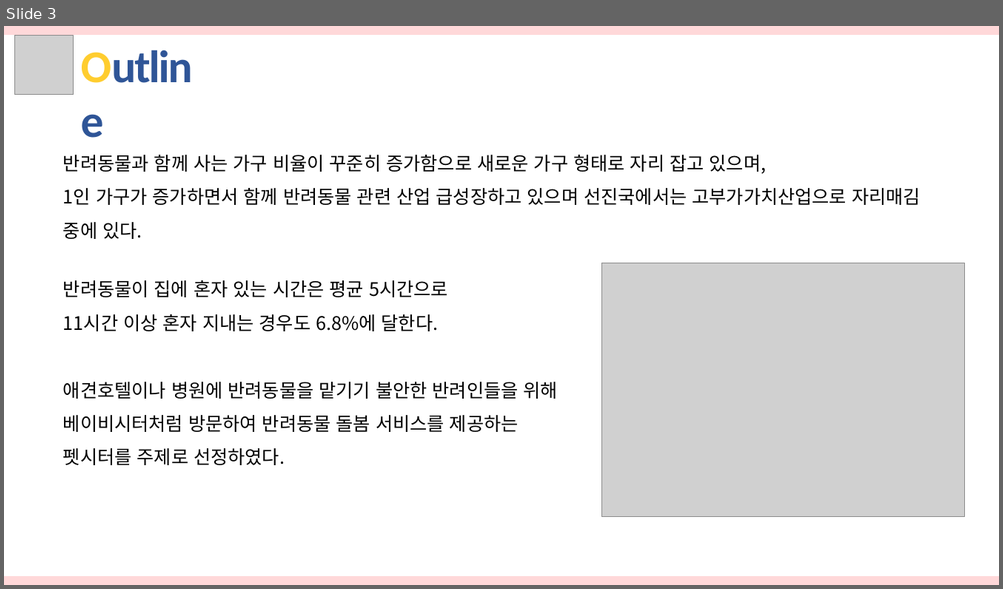
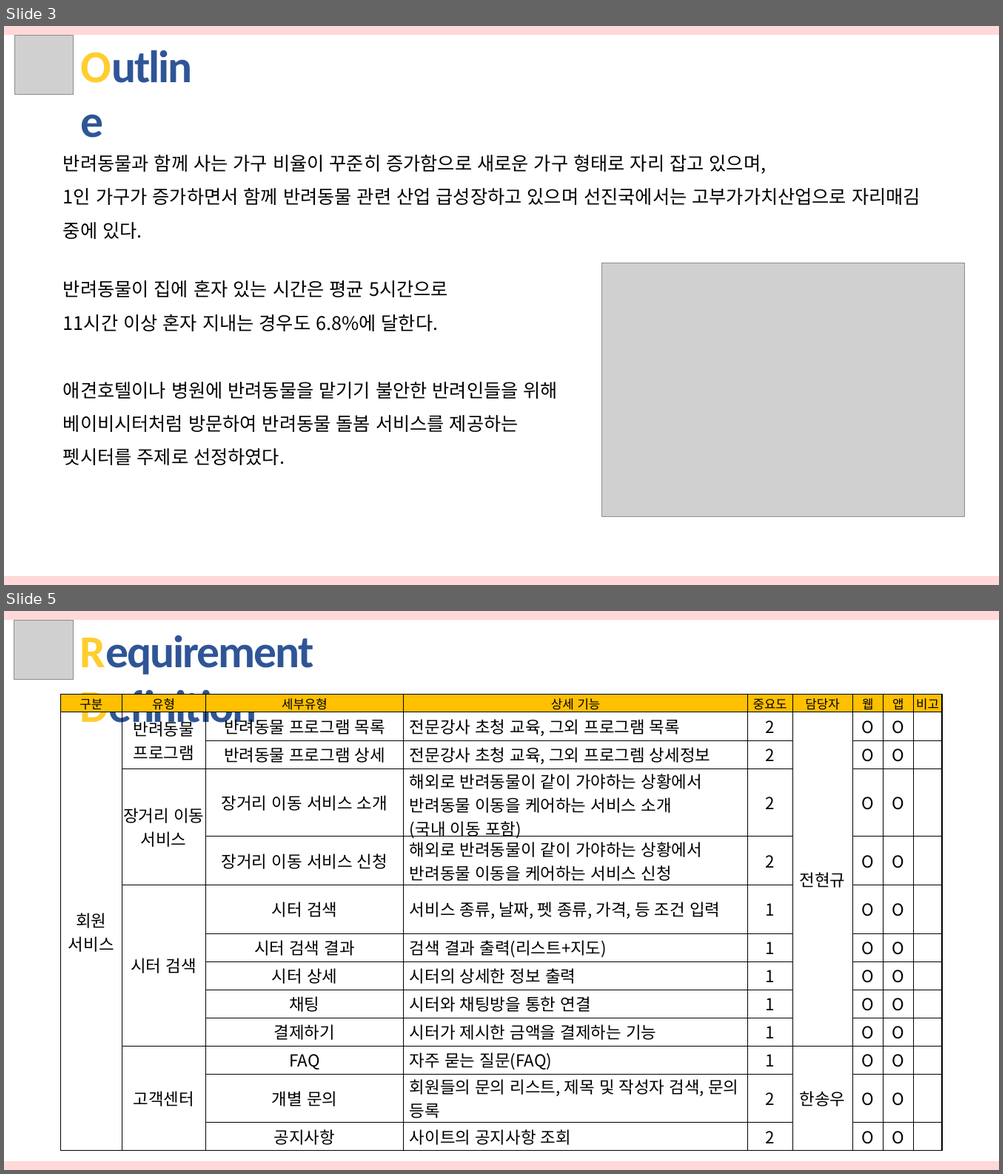
Before and after one commit to hhsw07/ezen-academy-projects, a slide deck: hsw/반려동물관리서비스_송우.pptx. Shown one above the other, each under a label of ours: slide 3 before the commit, slides 3 and 5 after it; the slides between them are not shown. The pictures are 1003x589 and 1003x1174 pixels, drawn with LibreOffice and Linux fonts; fonts in the diff are those of the drawing; grey boxes stand for pictures. Boxes give left, top, right and bottom in pixels: in the first picture for what was removed or moved away, otherwise in the second. Text is boxed around its words. In the diff, an @@ line names an element or a change of style, - is before the commit and + after.

```diff
--- a/hsw/반려동물관리서비스_송우.pptx
+++ b/hsw/반려동물관리서비스_송우.pptx
@@ slide 5 added at [4,611,999,1170], background #FFFFFF @@
@@ rectangle added at [4,611,999,620], fill #FFD8D9 @@
@@ picture added at [14,621,74,680] @@
@@ text added at [80,635,313,733], 44 pt, text #2F5597, bold @@
+Requirement Definition
@@ table added at [61,695,942,1151], 13 rows, 9 columns @@
+구분 | 유형 | 세부유형 | 상세 기능 | 중요도 | 담당자 | 웹 | 앱 | 비고
+회원 서비스 | 반려동물 프로그램 | 반려동물 프로그램 목록 | 전문강사 초청 교육, 그외 프로그램 목록 | 2 | 전현규 | O | O | 
+ |  | 반려동물 프로그램 상세 | 전문강사 초청 교육, 그외 프로그렘 상세정보 | 2 |  | O | O | 
+ | 장거리 이동 서비스 | 장거리 이동 서비스 소개 | 해외로 반려동물이 같이 가야하는 상황에서 반려동물 이동을 케어하는 서비스 소개 / (국내 이동 포함) | 2 |  | O | O | 
+ |  | 장거리 이동 서비스 신청 | 해외로 반려동물이 같이 가야하는 상황에서 반려동물 이동을 케어하는 서비스 신청 | 2 |  | O | O | 
+ | 시터 검색 | 시터 검색 | 서비스 종류, 날짜, 펫 종류, 가격, 등 조건 입력 | 1 |  | O | O | 
+ |  | 시터 검색 결과 | 검색 결과 출력(리스트+지도) | 1 |  | O | O | 
+ |  | 시터 상세 | 시터의 상세한 정보 출력 | 1 |  | O | O | 
+ |  | 채팅 | 시터와 채팅방을 통한 연결 | 1 |  | O | O | 
+ |  | 결제하기 | 시터가 제시한 금액을 결제하는 기능 | 1 |  | O | O | 
+ | 고객센터 | FAQ | 자주 묻는 질문(FAQ) | 1 | 한송우 | O | O | 
+ |  | 개별 문의 | 회원들의 문의 리스트, 제목 및 작성자 검색, 문의 등록 | 2 |  | O | O | 
+ |  | 공지사항 | 사이트의 공지사항 조회 | 2 |  | O | O | 
@@ rectangle added at [4,1162,999,1170], fill #FFD8D9 @@
```
Also in this commit, not shown: 10 slides changed, 30 other slides added, 2 slides removed, 1 other file.
